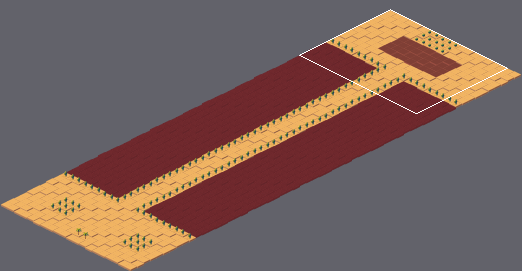
A Tiled map gets an edit: Output/Assets/Maps/Mapa 2 Puente.tmx. The first picture is a wide view before the edit; the outline marks the close-up.
Close-up. Earlier state:
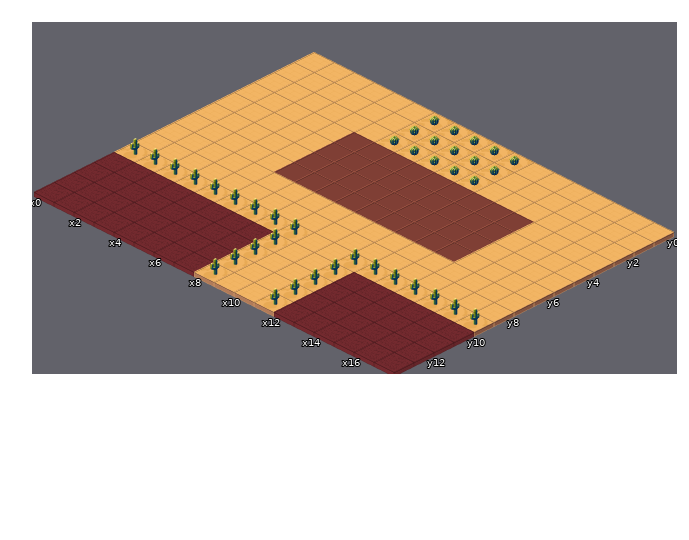
Cells are 128x64 px. Isometric: x runs down to the right, y down to the left. Shown: x 0..17, y 0..13. The commit also changed other parts of the map, which this record leaves out.
New version:
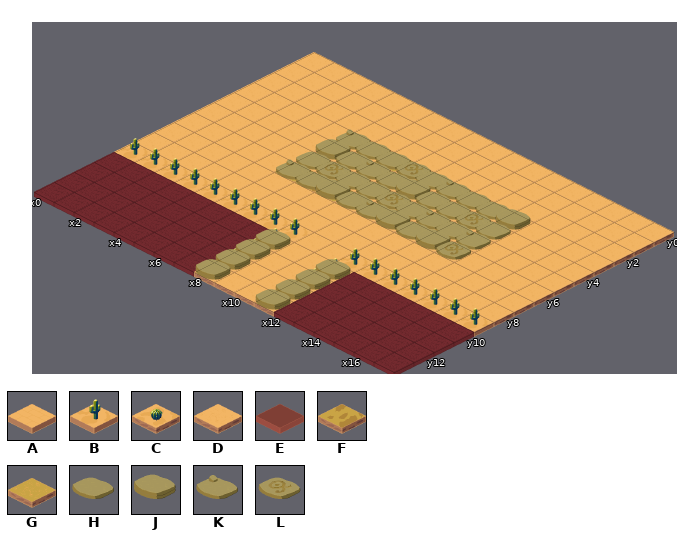
Key: from "Map2t": A 10, B 20, C 21, D 24; from "TABERNA": E 12; from "Tileset mapa 3": F 3, G 4, H 12, J 13, K 14, L 15.
_ is an empty cell.
Tiles of an added or newly shown layer are drawn over the layers below it.
The exact change:
Layer "Capa de patrones 1":
y 0: x 5..11 ACCCCCA -> DDDDDDD
y 1: x 5..12 ACCCCCAA -> DDDDDDDD
y 2: x 4..13 AACCCCCAAA -> DDDDDDDDDD
y 3: x 4..14 AEEEEEEEEEA -> DDDGDDDDDDD
y 4..5: x 4..15 AEEEEEEEEEAA -> DDDDDDDDDDDD
y 6: x 4..15 AEEEEEEEEEAA -> DGFGDDDDDDDD
y 7: x 5..15 AAAAAAAAAAA -> DDDDDDDDDDD
y 8: x 6..14 AAAAAAAAA -> DDDDDDDDD
y 9: x 10 A -> D
y 10..11: x 9..10 AA -> DD
y 12: x 9..11 AAB -> DDD
y 13: x 8..11 BAAB -> DDDD
Layer "Piedras" (added):
y 3: x 5..13 _________ -> KHHLHKHHJ
y 4: x 5..13 _________ -> JHKHJHHLH
y 5: x 5..13 _________ -> HLHHLHKHK
y 6: x 5..13 _________ -> KHJHKJHJL
y 10..13: x 8 _ -> J; x 11 _ -> J
